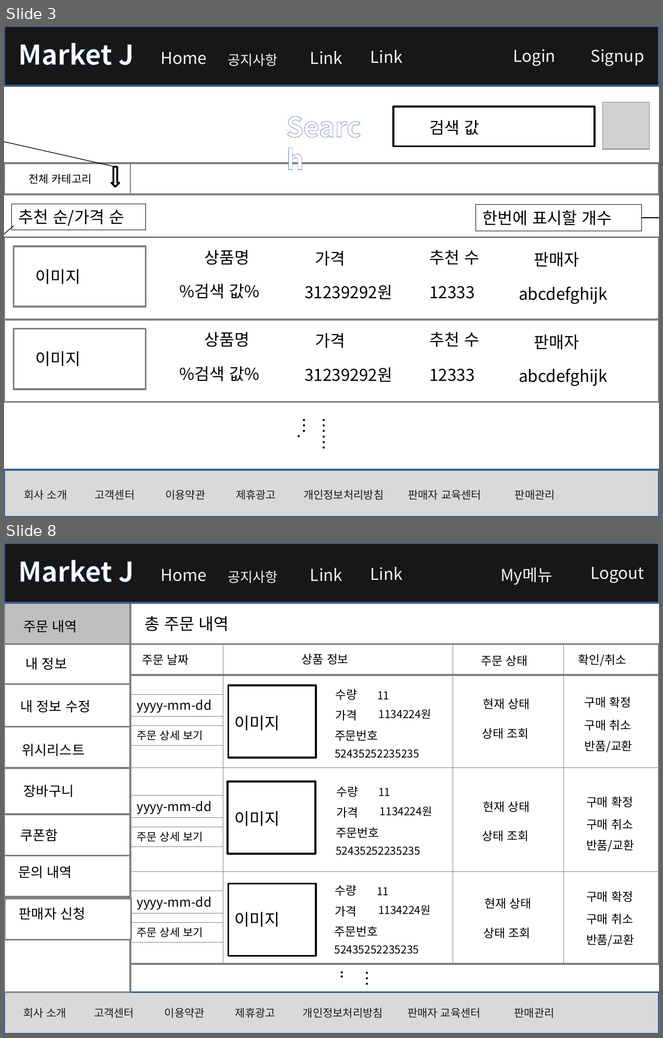
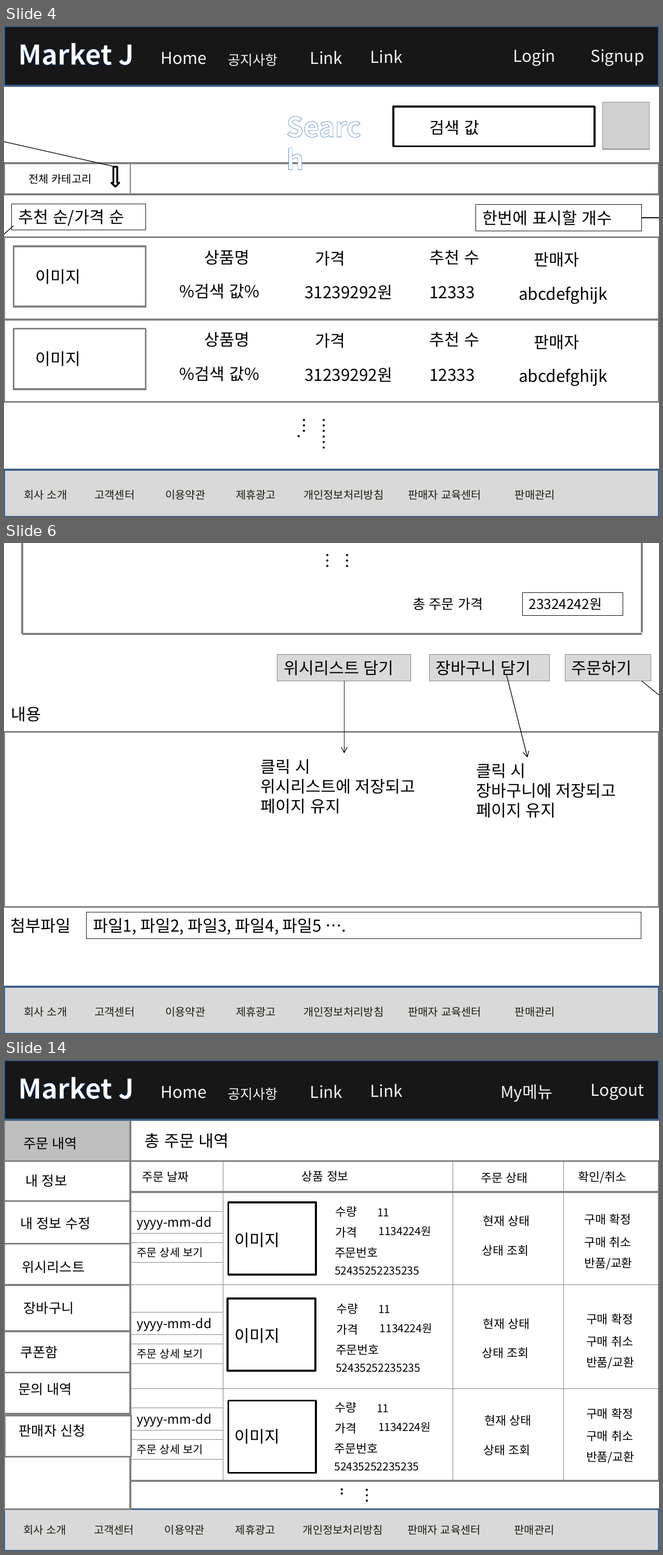
Before and after one commit to rosangels2/market, a slide deck: 포트폴리오/스토리보드/스토리보드.pptx. Shown one above the other, each under a label of ours: slides 3 and 8 before the commit, slides 4, 6 and 14 after it; the slides between them are not shown. The pictures are 663x1038 and 663x1555 pixels, drawn with LibreOffice and Linux fonts; fonts in the diff are those of the drawing; grey boxes stand for pictures. Boxes give left, top, right and bottom in pixels: in the first picture for what was removed or moved away, otherwise in the second. Text is boxed around its words. In the diff, an @@ line names an element or a change of style, - is before the commit and + after.

```diff
--- a/포트폴리오/스토리보드/스토리보드.pptx
+++ b/포트폴리오/스토리보드/스토리보드.pptx
@@ slide 6 added at (4,543,659,1034), background #FFFFFF @@
@@ line added from (22, 543) to (22, 634), #808080 2.25 pt @@
@@ text added at (327,546,360,578), 18 pt, text #000000 @@
+……
@@ line added from (642, 543) to (642, 633), #808080 2.25 pt @@
@@ text added at (413,598,483,610), 15 pt, text #000000 @@
+총 주문 가격
@@ rectangle added at (522,593,622,616), outline #000000 0.75 pt, 15 pt, text #000000 @@
+23324242원
@@ line added from (22, 634) to (642, 634), #808080 2.25 pt @@
@@ rectangle added at (277,654,411,681), fill #D9D9D9, outline #808080 0.75 pt, 18 pt, text #000000 @@
+위시리스트 담기
@@ rectangle added at (430,654,550,681), fill #D9D9D9, outline #808080 0.75 pt, 18 pt, text #000000 @@
+장바구니 담기
@@ rectangle added at (566,654,651,681), fill #D9D9D9, outline #808080 0.75 pt, 18 pt, text #000000 @@
+주문하기
@@ arrow added from (344, 681) to (344, 753), #0D0D0D 0.75 pt @@
@@ arrow added from (506, 676) to (528, 758), #000000 0.75 pt @@
@@ arrow added from (642, 681) to (659, 714), #171717 0.75 pt @@
@@ text added at (11,707,41,722), 18 pt, text #000000 @@
+내용
@@ rectangle added at (4,732,659,908), fill #FFFFFF, outline #808080 2 pt @@
@@ text added at (260,759,416,814), 18 pt, text #000000 @@
+클릭 시
+위시리스트에 저장되고
+페이지 유지
@@ text added at (476,763,617,818), 18 pt, text #000000 @@
+클릭 시
+장바구니에 저장되고
+페이지 유지
@@ rectangle added at (87,913,642,939), outline #0D0D0D 0.75 pt, 18 pt, text #000000 @@
+파일1, 파일2, 파일3, 파일4, 파일5 ….
@@ text added at (10,918,71,934), 18 pt, text #000000 @@
+첨부파일
@@ rectangle added at (4,987,659,1034), fill #D9D9D9, outline #3A5F8C 2 pt @@
@@ text added at (24,1007,555,1017), 12 pt, text #1E1C11 @@
+회사 소개 고객센터 이용약관 제휴광고 개인정보처리방침 판매자 교육센터 판매관리
@@ what was slide 3 is now slide 4 @@
@@ what was slide 8 is now slide 14 @@
```
Also in this commit, not shown: 11 slides changed, 5 other slides added, 6 other files.
